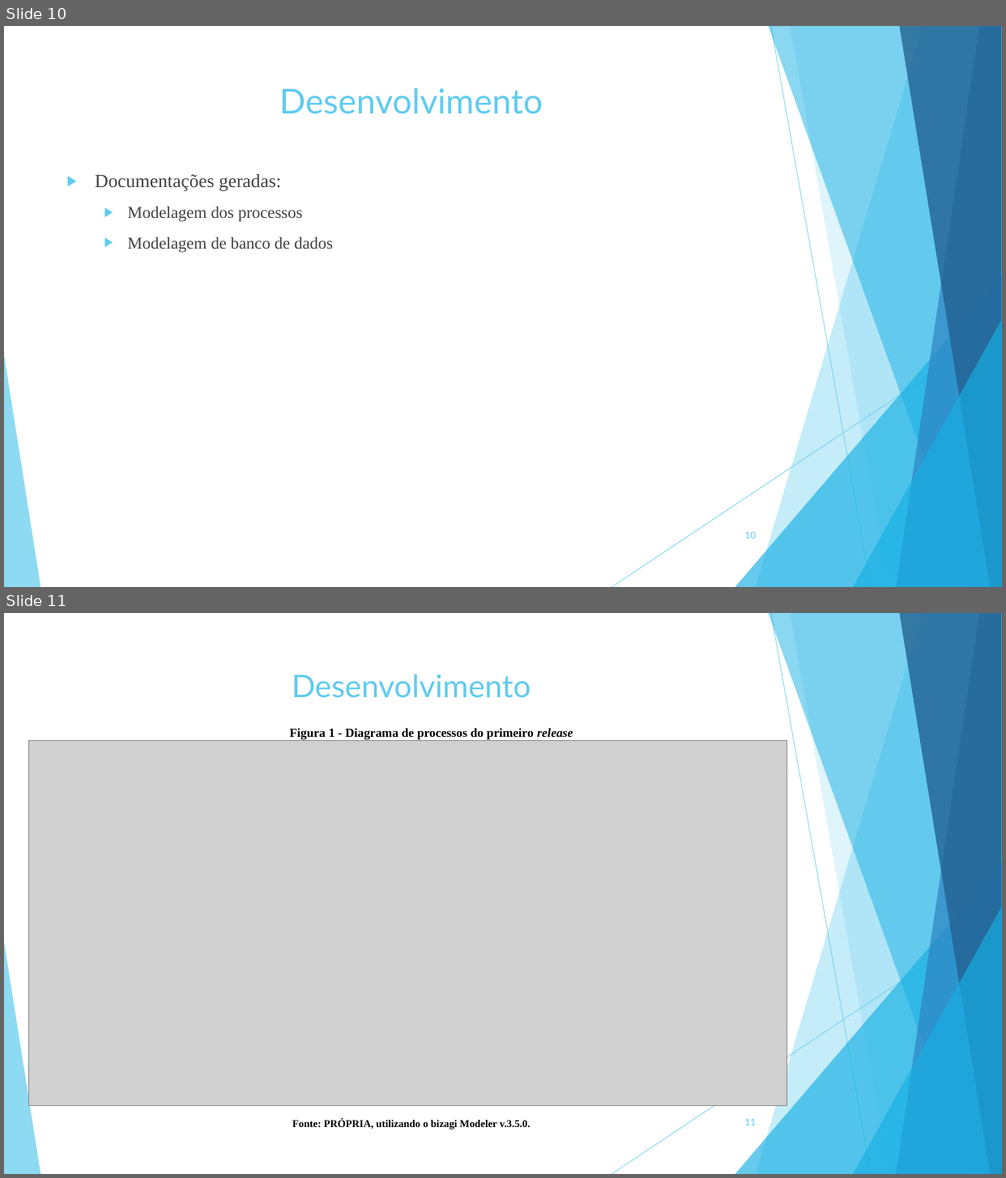
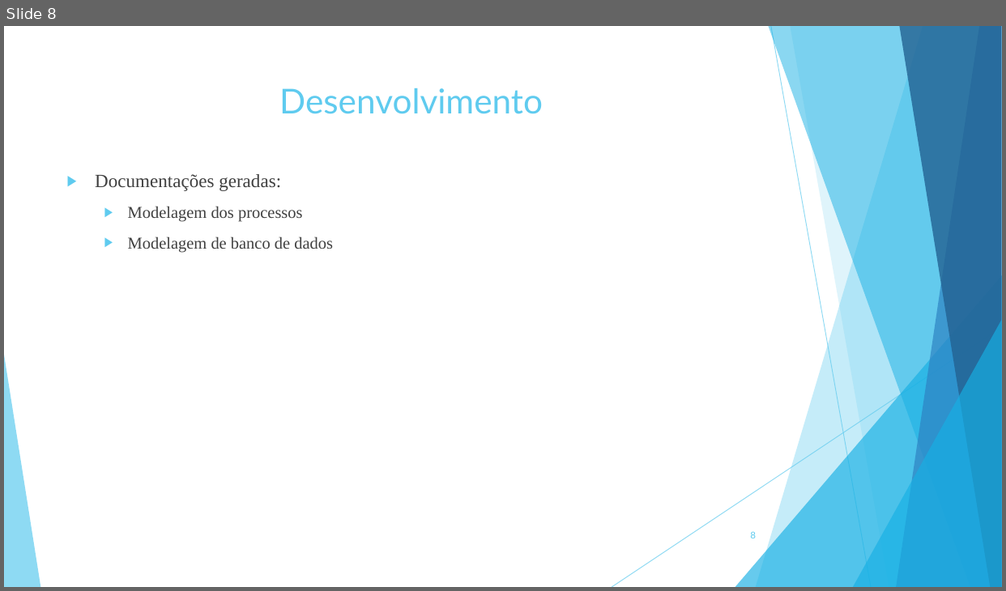
Before and after one commit to ryanlucaslemos/arquivostcc, a slide deck: TCC 2/Slide de TCC 2.ppt. Shown one above the other, each under a label of ours: slides 10 and 11 before the commit, slide 8 after it. The pictures are 1006x1178 and 1006x591 pixels, drawn with LibreOffice and Linux fonts; fonts in the diff are those of the drawing; grey boxes stand for pictures. Boxes give left, top, right and bottom in pixels: in the first picture for what was removed or moved away, otherwise in the second. Text is boxed around its words. In the diff, an @@ line names an element or a change of style, - is before the commit and + after.

```diff
--- a/TCC 2/Slide de TCC 2.ppt
+++ b/TCC 2/Slide de TCC 2.ppt
@@ slide 11 removed at box(4, 613, 1002, 1174), background #FFFFFF; not listed: 10 template elements that a slide beside it also shows @@
@@ title removed at box(292, 674, 530, 698) @@
-Desenvolvimento
@@ text removed at box(290, 728, 573, 739) @@
-Figura 1 - Diagrama de processos do primeiro release
@@ picture removed at box(28, 741, 786, 1106) @@
@@ text removed at box(292, 1119, 530, 1130) @@
-Fonte: PRÓPRIA, utilizando o bizagi Modeler v.3.5.0.
@@ page number removed at box(745, 1119, 756, 1126) @@
-11
@@ what was slide 10 is now slide 8 @@
@@ page number at box(750, 531, 756, 539): text changed @@
-10
+8
```
Also in this commit, not shown: 16 other slides changed, 3 other slides removed.
